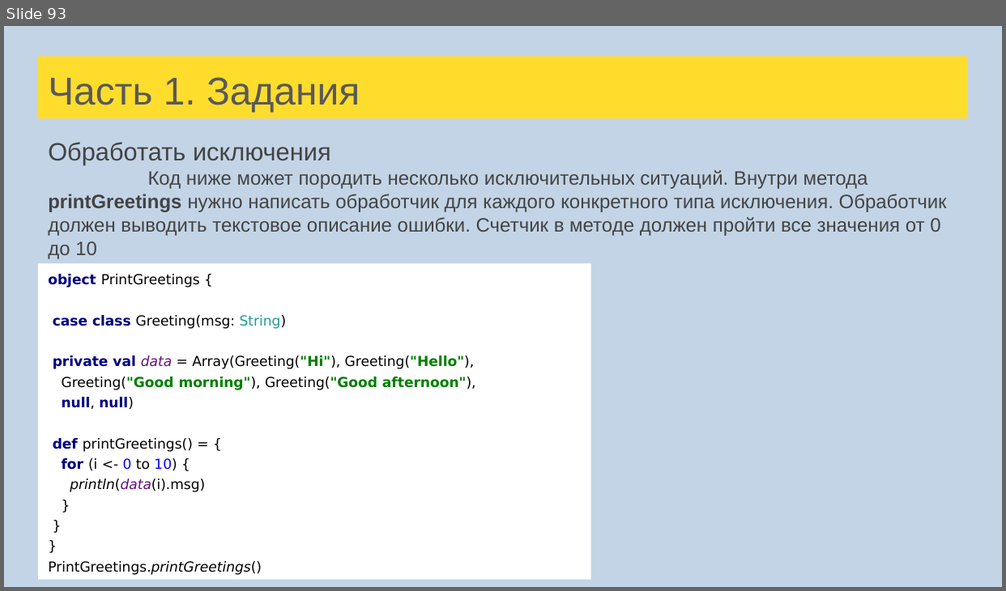
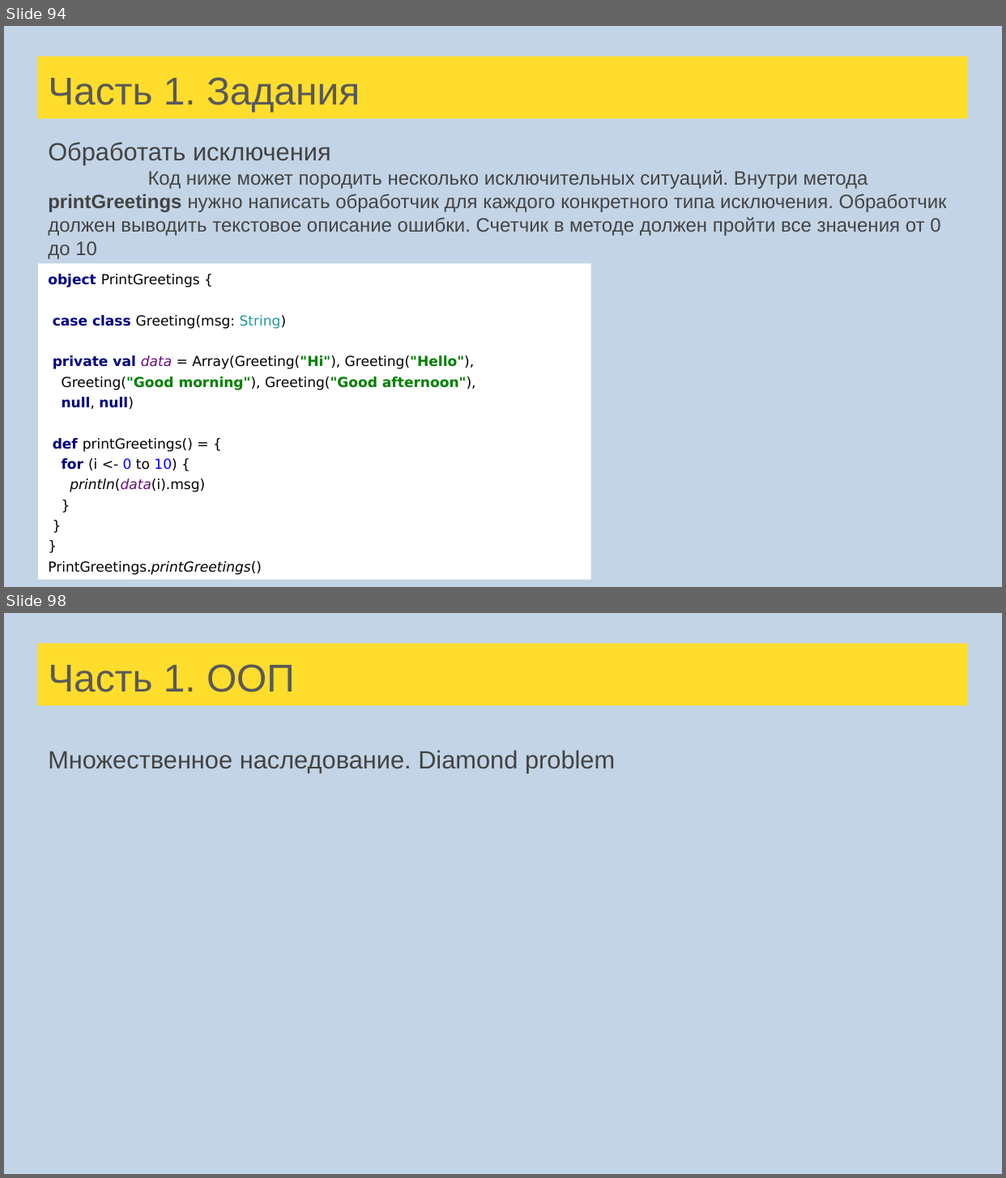
Before and after one commit to tralfamadore/ScalaLectures, a slide deck: src/main/resources/Лекции Scala для FinTech.pptx. Shown one above the other, each under a label of ours: slide 93 before the commit, slides 94 and 98 after it; the slides between them are not shown. The pictures are 1006x591 and 1006x1178 pixels, drawn with LibreOffice and Linux fonts; fonts in the diff are those of the drawing. Boxes give left, top, right and bottom in pixels: in the first picture for what was removed or moved away, otherwise in the second. Text is boxed around its words. In the diff, an @@ line names an element or a change of style, - is before the commit and + after.

```diff
--- a/src/main/resources/Лекции Scala для FinTech.pptx
+++ b/src/main/resources/Лекции Scala для FinTech.pptx
@@ slide 98 added at <box>4,613,1002,1174</box>, background #C3D4E6 @@
@@ title added at <box>38,643,968,706</box>, fill #FFDD2D, 28 pt, text #595959 @@
+Часть 1. ООП
@@ text added at <box>48,750,615,773</box>, 18 pt, text #434343 @@
+Множественное наследование. Diamond problem
@@ what was slide 93 is now slide 94 @@
```
Also in this commit, not shown: 4 slides changed, 4 other slides added, 1 other file.
